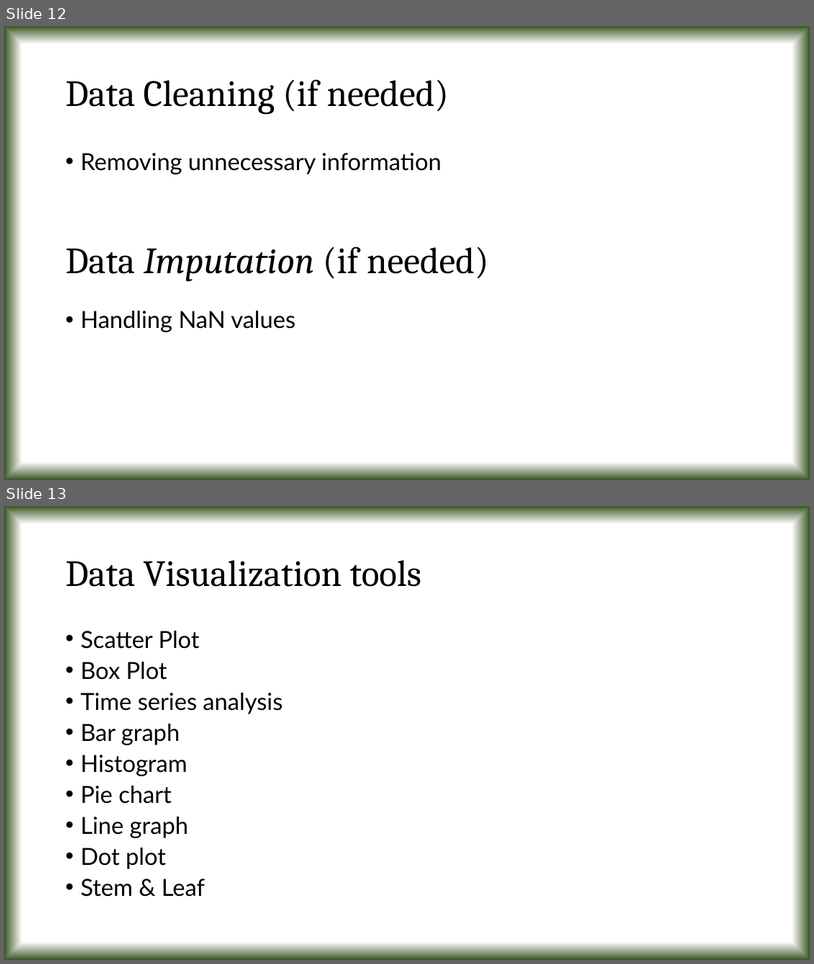
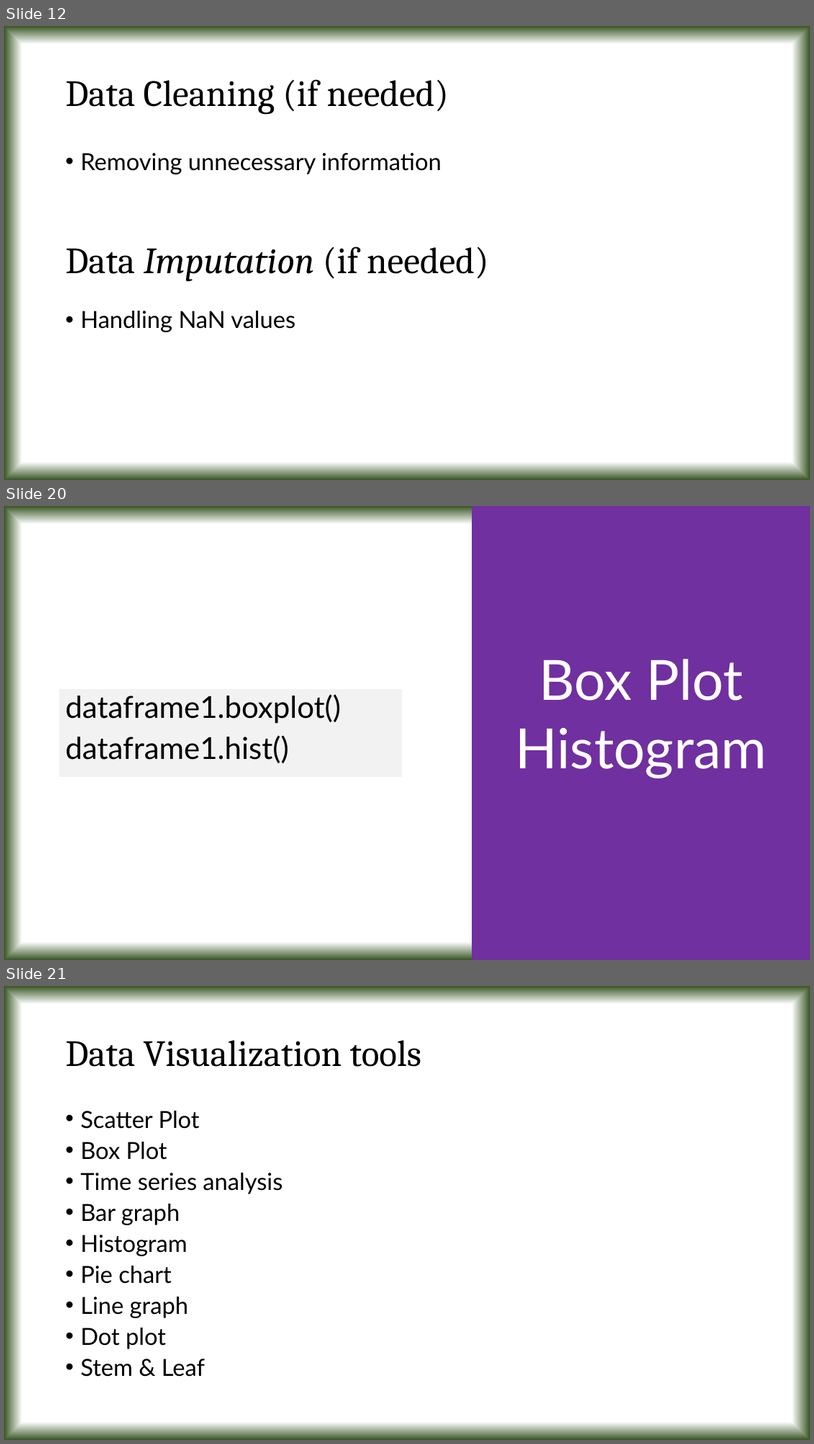
Before and after one commit to tanmoyie/Applied-Statistics, a slide deck: Projects & Dataset/Presentation on Python projects in Applied Statistics.pptx. Shown one above the other, each under a label of ours: slides 12 and 13 before the commit, slides 12, 20 and 21 after it; the slides between them are not shown. The pictures are 814x964 and 814x1444 pixels, drawn with LibreOffice and Linux fonts; fonts in the diff are those of the drawing. Boxes give left, top, right and bottom in pixels: in the first picture for what was removed or moved away, otherwise in the second. Text is boxed around its words. In the diff, an @@ line names an element or a change of style, - is before the commit and + after.

```diff
--- a/Projects & Dataset/Presentation on Python projects in Applied Statistics.pptx
+++ b/Projects & Dataset/Presentation on Python projects in Applied Statistics.pptx
@@ slide 20 added at (4,506,810,960), background gradient #FFFFFF to #385723 @@
@@ rectangle added at (472,506,810,960), fill #7030A0, 66 pt, text #FFFFFF @@
+Box Plot
+Histogram
@@ text added at (59,690,403,777), fill #F2F2F2, 36 pt, text #000000 @@
+dataframe1.boxplot()
+dataframe1.hist()
@@ what was slide 13 is now slide 21 @@
```
Also in this commit, not shown: 7 other slides added, 5 other files.
